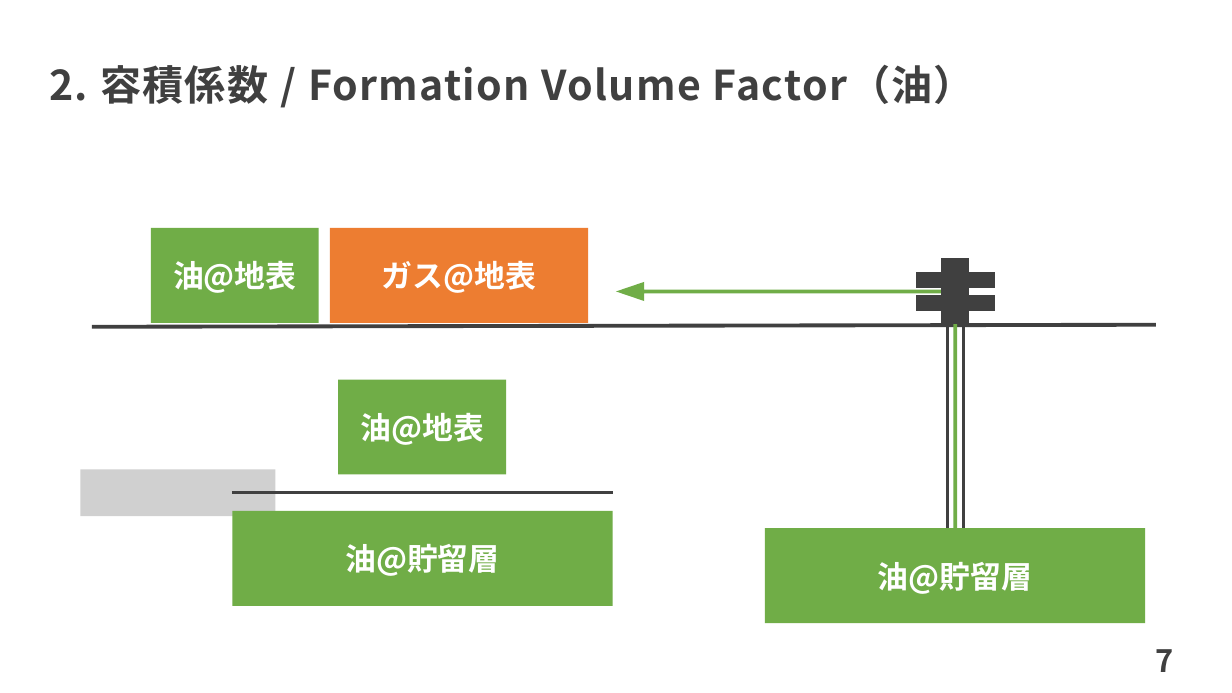
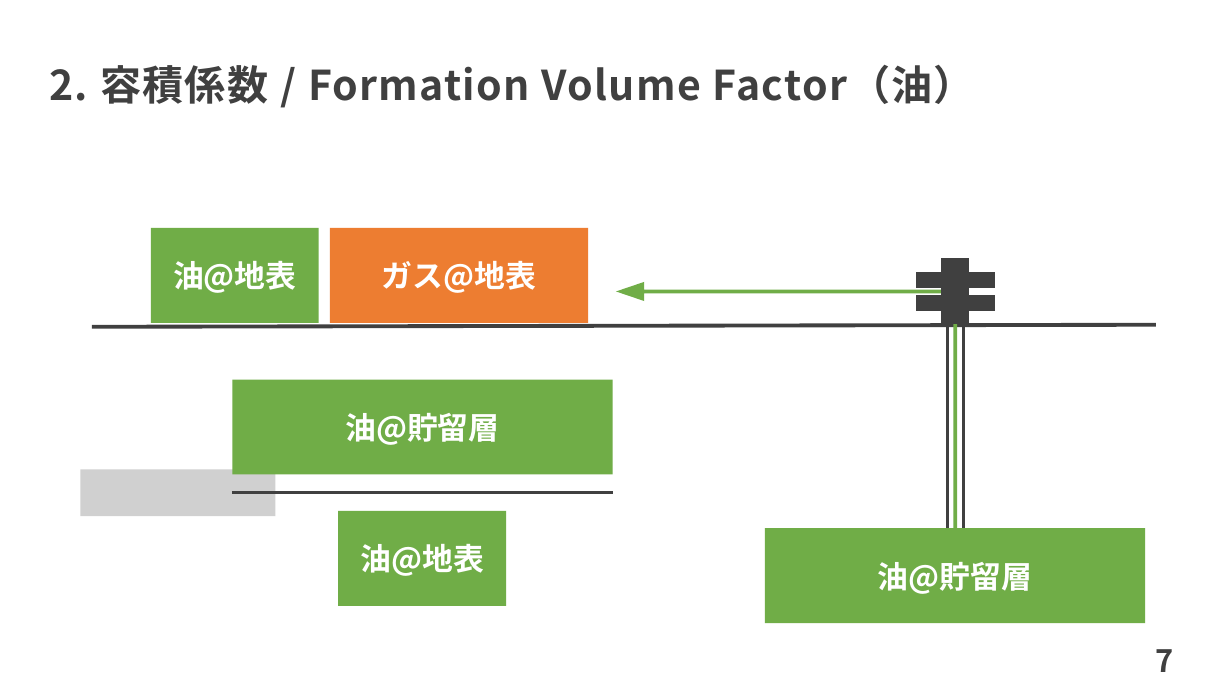
Before and after one commit to te288/intro_to_NA2022, a slide deck: slide 8 of Intro2ResSim/WaterOil2PhaseFlow_Distribution.pptx. Drawn at 1232x693 pixels with LibreOffice and Linux fonts; fonts in the diff are those of the drawing; grey boxes stand for pictures. Boxes give left, top, right and bottom in pixels: in the first picture for what was removed or moved away, otherwise in the second. Text is boxed around its words. In the diff, an @@ line names an element or a change of style, - is before the commit and + after.

```diff
--- a/Intro2ResSim/WaterOil2PhaseFlow_Distribution.pptx
+++ b/Intro2ResSim/WaterOil2PhaseFlow_Distribution.pptx
@@ rectangle "油@貯留層": place and size @@
-rectangle "油@貯留層" at [233, 511, 613, 606]
+rectangle "油@貯留層" at [233, 380, 613, 475]
@@ rectangle "油@地表": place and size @@
-rectangle "油@地表" at [338, 380, 506, 475]
+rectangle "油@地表" at [338, 511, 506, 606]
```
Also in this commit, not shown: 2 other slides changed, 1 slide removed, 8 other files.
